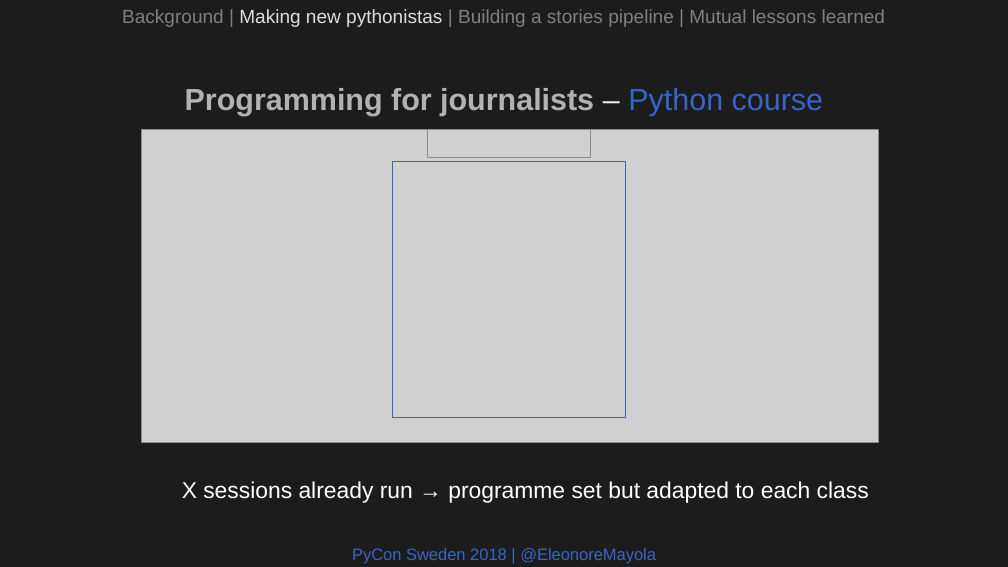
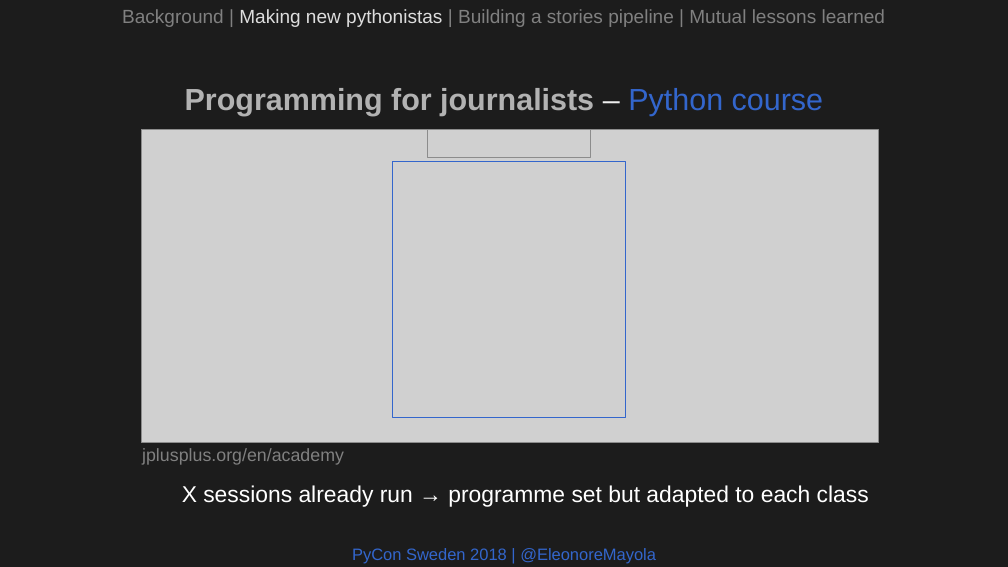
Before and after one commit to Eleonore9/-pyconse18, a slide deck: slide 9 of pyconse2018.odp. Drawn at 1008x567 pixels with LibreOffice and Linux fonts; fonts in the diff are those of the drawing; grey boxes stand for pictures. Boxes give left, top, right and bottom in pixels: in the first picture for what was removed or moved away, otherwise in the second. Text is boxed around its words. In the diff, an @@ line names an element or a change of style, - is before the commit and + after.

```diff
--- a/pyconse2018.odp
+++ b/pyconse2018.odp
@@ text added at (142,448,344,465), 14 pt, text #808080 @@
+jplusplus.org/en/academy
@@ text "X sessions already run → ...": place and size @@
-text "X sessions already run → ..." at (182,481,869,503)
+text "X sessions already run → ..." at (182,485,869,507)
```
Also in this commit, not shown: 2 other slides changed.
